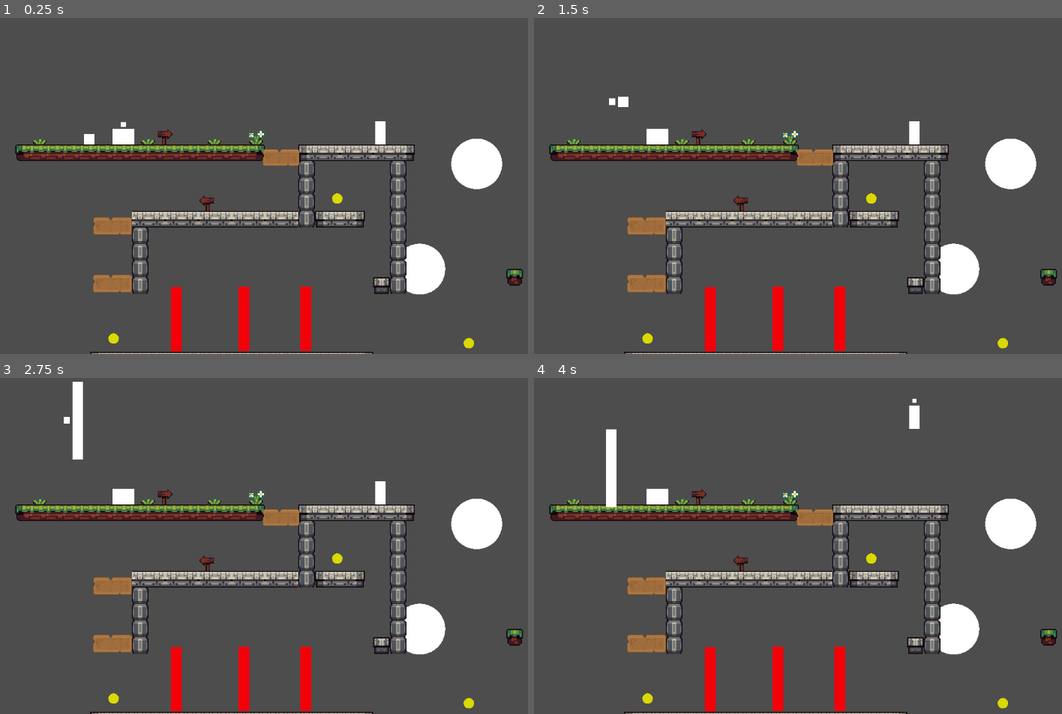
Above: before the commit, frames 1-4 (two rows, left to right).
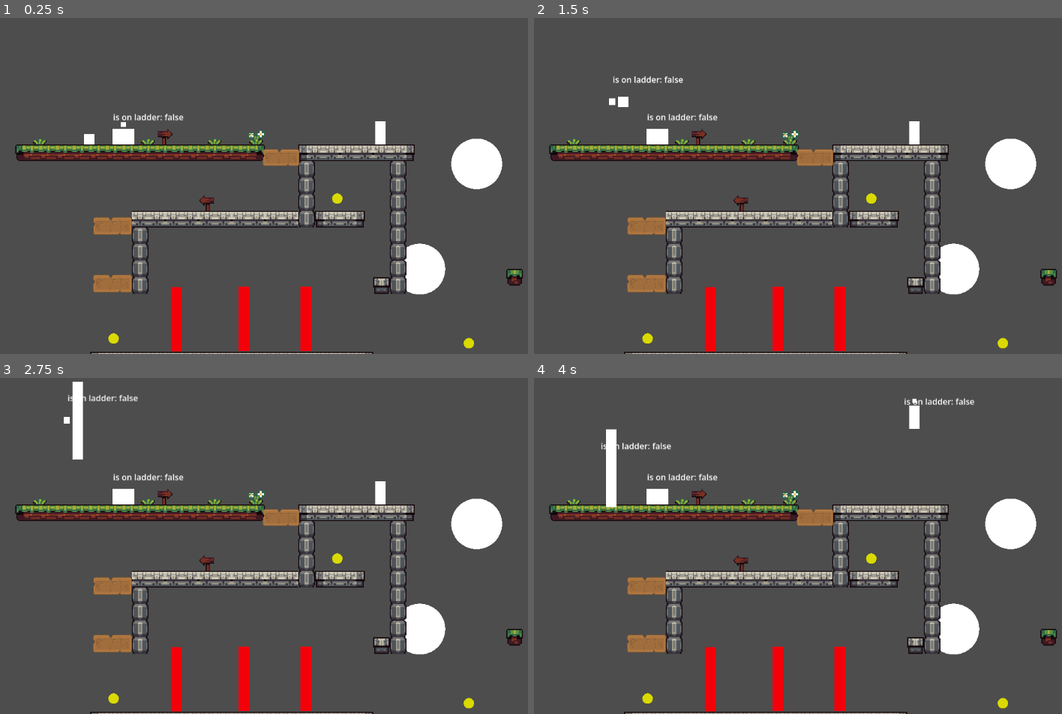
Above: after the commit, the same moments.

Repository: sighyuel/The-Cursed-Little-Pigs
Game: Godot game, scene res://test-stuff/levels/test-level.tscn
Same seed, same stepped clock (60 frames per second), same inputs: the game is played once before the commit and once after it.
Inputs:
- Up to frame 1 (0.25 s): no input
- Up to frame 2 (1.5 s): tap Enter at 0.5 s; hold C (Right Bumper) from 0.53 s (still down); tap Space (A) at 0.6 s; tap Up (ui_up) at 0.77, 1.07 s; tap Z (B) at 0.8, 1.35 s
- Up to frame 3 (2.75 s): tap Up (ui_up) at 1.52, 1.82, 2.3 s; tap X (Y) at 1.55 s; tap Space (A) at 2 s; release C (Right Bumper) at 2.03 s; hold Left (ui_left) from 2.03 s (still down); hold X (Y) from 2.03 s (still down)
- Up to frame 4 (4 s): release Left (ui_left) at 2.78 s; release X (Y) at 2.78 s; hold C (Right Bumper) from 2.78 s (still down); tap Up (ui_up) at 2.85, 3.02, 3.32, 3.77 s; tap Space (A) at 3.05, 3.6 s; tap Z (B) at 3.8 s

The runs differ from the first frame. In frame 1, 0.1% of the frame differs, in the area x 21-35%, y 28-31%; in frame 2, 0.3%; in frame 3, 0.3%; in frame 4, 0.4%, in the area x 12-84%, y 6-31%.

Commit message:
Ladders Complete
-Created a Ladder, usable as a scene collection. No need to busy up the scene tree in the level scene.

-All individual character scripts all have the code to access the ladder, by accessing the character superclass

-Can go up and down on the ladder but easily get off by holding left or right or letting go.

-First time using lerp, to "attach" it to the ladders center, will look better once we have sprites for ladders.

Diff:
--- a/test-project/project.godot
+++ b/test-project/project.godot
@@ -18,6 +18,11 @@
 run/main_scene="uid://h0av8kw4uam5"
 config/features=PackedStringArray("4.6", "Forward Plus")
 config/icon="res://picture of john godot/icon.svg"
+
+[autoload]
+
+Global_Variables="*uid://c76uokgfhvm1j"
+GlobalSignals="*uid://dgk20kfm7c7ox"
 
 [file_customization]
 
--- a/test-project/scenes/Character Scenes/dale.tscn
+++ b/test-project/scenes/Character Scenes/dale.tscn
@@ -4,6 +4,7 @@
 [ext_resource type="PackedScene" uid="uid://donq6fcp8ji22" path="res://scenes/Component Scenes/health_component.tscn" id="2_qt8g0"]
 [ext_resource type="PackedScene" uid="uid://db2nswri8t7lw" path="res://scenes/Component Scenes/hitbox_component.tscn" id="3_5r3sg"]
 [ext_resource type="PackedScene" uid="uid://ddavqlnlsktct" path="res://scenes/Component Scenes/ladder_detect_ray.tscn" id="4_kneoj"]
+[ext_resource type="PackedScene" uid="uid://cdkve2vn8anc2" path="res://test-stuff/scenes/ladder_detect.tscn" id="5_q8mqc"]
 
 [sub_resource type="RectangleShape2D" id="RectangleShape2D_oudw0"]
 size = Vector2(34, 30)
@@ -21,8 +22,10 @@
 piggy = "Dale"
 collision = NodePath("charCol")
 charMesh = NodePath("mesh")
+MAX_VELOCITY = 100.0
 JUMP_VELOCITY = 500.0
 acceleration = 2.0
+ladder_speed = -150.515
 metadata/_custom_type_script = "uid://ui4vyukh73sy"
 
 [node name="charCol" type="CollisionShape2D" parent="." unique_id=770709682]
@@ -56,3 +59,6 @@
 [node name="ladder_detect_ray" parent="." unique_id=1353371322 instance=ExtResource("4_kneoj")]
 unique_name_in_owner = true
 position = Vector2(0, -19.95)
+
+[node name="LadderDetect" parent="." unique_id=677375652 instance=ExtResource("5_q8mqc")]
+unique_name_in_owner = true
--- a/test-project/scenes/Character Scenes/may.tscn
+++ b/test-project/scenes/Character Scenes/may.tscn
@@ -4,6 +4,7 @@
 [ext_resource type="PackedScene" uid="uid://donq6fcp8ji22" path="res://scenes/Component Scenes/health_component.tscn" id="2_bhony"]
 [ext_resource type="PackedScene" uid="uid://db2nswri8t7lw" path="res://scenes/Component Scenes/hitbox_component.tscn" id="3_6me4a"]
 [ext_resource type="PackedScene" uid="uid://ddavqlnlsktct" path="res://scenes/Component Scenes/ladder_detect_ray.tscn" id="3_713vo"]
+[ext_resource type="PackedScene" uid="uid://cdkve2vn8anc2" path="res://test-stuff/scenes/ladder_detect.tscn" id="4_ll5m6"]
 
 [sub_resource type="RectangleShape2D" id="RectangleShape2D_qbito"]
 size = Vector2(20, 45)
@@ -21,6 +22,7 @@
 piggy = "May"
 collision = NodePath("charCol")
 charMesh = NodePath("mesh")
+JUMP_VELOCITY = 200.0
 acceleration = 5.0
 metadata/_custom_type_script = "uid://ui4vyukh73sy"
 
@@ -47,6 +49,8 @@
 position = Vector2(0, -34.34)
 scale = Vector2(3.74, 1.54)
 
+[node name="LadderDetect" parent="." unique_id=677375652 instance=ExtResource("4_ll5m6")]
+
 [node name="HitboxComponent" parent="." unique_id=267469894 node_paths=PackedStringArray("health_component") instance=ExtResource("3_6me4a")]
 unique_name_in_owner = true
 collision_layer = 0
--- a/test-project/scenes/Character Scenes/perry.tscn
+++ b/test-project/scenes/Character Scenes/perry.tscn
@@ -4,6 +4,7 @@
 [ext_resource type="PackedScene" uid="uid://donq6fcp8ji22" path="res://scenes/Component Scenes/health_component.tscn" id="2_wjqgi"]
 [ext_resource type="PackedScene" uid="uid://db2nswri8t7lw" path="res://scenes/Component Scenes/hitbox_component.tscn" id="3_bcp48"]
 [ext_resource type="PackedScene" uid="uid://ddavqlnlsktct" path="res://scenes/Component Scenes/ladder_detect_ray.tscn" id="3_p7v80"]
+[ext_resource type="PackedScene" uid="uid://cdkve2vn8anc2" path="res://test-stuff/scenes/ladder_detect.tscn" id="4_fd7e2"]
 
 [sub_resource type="RectangleShape2D" id="RectangleShape2D_njcns"]
 
@@ -24,6 +25,7 @@
 MAX_VELOCITY = 5.0
 JUMP_VELOCITY = 500.0
 acceleration = 5.0
+ladder_speed = -100.0
 metadata/_custom_type_script = "uid://ui4vyukh73sy"
 
 [node name="charCol" type="CollisionShape2D" parent="." unique_id=650430691]
@@ -55,6 +57,8 @@
 scale = Vector2(3.22, 2)
 target_position = Vector2(0, 9.09091)
 
+[node name="LadderDetect" parent="." unique_id=677375652 instance=ExtResource("4_fd7e2")]
+
 [node name="HitboxComponent" parent="." unique_id=267469894 node_paths=PackedStringArray("health_component") instance=ExtResource("3_bcp48")]
 unique_name_in_owner = true
 collision_layer = 0
--- a/test-project/scenes/Level Object Scenes/ladder.tscn
+++ b/test-project/scenes/Level Object Scenes/ladder.tscn
@@ -1,9 +1,9 @@
-[gd_scene format=3 uid="uid://dv5o6w3dq7fij"]
+[gd_scene format=3 uid="uid://dh8oglowmwkph"]
 
 [ext_resource type="Script" uid="uid://bkj2v2g2inwd0" path="res://scripts/Level Objects/ladder.gd" id="1_rerow"]
 
 [sub_resource type="RectangleShape2D" id="RectangleShape2D_rerow"]
-size = Vector2(36, 92)
+size = Vector2(16, 16)
 
 [node name="Ladder" type="Area2D" unique_id=185563685]
 collision_layer = 16
@@ -11,8 +11,4 @@
 script = ExtResource("1_rerow")
 
 [node name="CollisionShape2D" type="CollisionShape2D" parent="." unique_id=1838347053]
-position = Vector2(0, -46)
 shape = SubResource("RectangleShape2D_rerow")
-
-[connection signal="body_entered" from="." to="." method="_on_body_entered"]
-[connection signal="body_exited" from="." to="." method="_on_body_exited"]
--- /dev/null
+++ b/test-project/scenes/Level Object Scenes/ladder_top.tscn
@@ -0,0 +1,28 @@
+[gd_scene format=3 uid="uid://ccoiqbcaq4vvp"]
+
+[ext_resource type="Script" uid="uid://b8x2ykrawt03s" path="res://scripts/Level Objects/ladder_platform.gd" id="1_nmyt5"]
+
+[sub_resource type="RectangleShape2D" id="RectangleShape2D_xethm"]
+
+[sub_resource type="RectangleShape2D" id="RectangleShape2D_nmyt5"]
+size = Vector2(20, 3)
+
+[node name="LadderTop" type="Node2D" unique_id=371491995]
+
+[node name="Area2D" type="Area2D" parent="." unique_id=2002867195]
+collision_layer = 16
+collision_mask = 0
+
+[node name="CollisionShape2D" type="CollisionShape2D" parent="Area2D" unique_id=1148279151]
+shape = SubResource("RectangleShape2D_xethm")
+
+[node name="StaticBody2D" type="StaticBody2D" parent="." unique_id=1393398791]
+collision_layer = 8
+collision_mask = 0
+script = ExtResource("1_nmyt5")
+
+[node name="CollisionShape2D" type="CollisionShape2D" parent="StaticBody2D" unique_id=1954023953]
+position = Vector2(0, -8.5)
+shape = SubResource("RectangleShape2D_nmyt5")
+one_way_collision = true
+debug_color = Color(0.9793276, 0, 0.39280567, 0.41960785)
--- a/test-project/scripts/Characters/dale.gd
+++ b/test-project/scripts/Characters/dale.gd
@@ -3,9 +3,21 @@
 func _physics_process(delta: float) -> void:
 	move_and_slide()
 	rect.visible = false
+
 	if not is_on_floor():
 		velocity.y += gravity * delta
 	if active == 1:
+		if _on_ladder:
+			ladder_movement(delta)
+		else:
+			_movement(delta)
+		if _is_on_ladder() and (Input.is_action_pressed("ui_up") or Input.is_action_pressed("ui_down")):
+			_on_ladder = true
+		else:
+			_on_ladder = false
+		if is_on_floor() and Input.is_action_just_pressed("ui_down"):
+			GlobalSignals.oneway_disabled.emit()
+		$LadderDetect.text = "is on ladder: " + str(_on_ladder)
+
+		_dale_slam()
 		rect.visible = true
-		_movement()
-		_dale_slam()
--- a/test-project/scripts/Characters/may.gd
+++ b/test-project/scripts/Characters/may.gd
@@ -7,7 +7,18 @@
 		velocity.y += gravity * delta
 	if is_on_floor():
 		gravity = 980
+
 	if active == 3:
+		_may_glide()
+		if _on_ladder:
+			ladder_movement(delta)
+		else:
+			_movement(delta)
+		if _is_on_ladder() and (Input.is_action_pressed("ui_up") or Input.is_action_pressed("ui_down")):
+			_on_ladder = true
+		else:
+			_on_ladder = false
+		if is_on_floor() and Input.is_action_just_pressed("ui_down"):
+			GlobalSignals.oneway_disabled.emit()
+		$LadderDetect.text = "is on ladder: " + str(_on_ladder)
 		rect.visible = true
-		_movement()
-		_may_glide()
--- a/test-project/scripts/Characters/perry.gd
+++ b/test-project/scripts/Characters/perry.gd
@@ -9,7 +9,18 @@
 	if acceleration <= .5:
 		acceleration = .5
 	if active == 2:
+		if _on_ladder:
+			ladder_movement(delta)
+		else:
+			_movement(delta)
+		if _is_on_ladder() and (Input.is_action_pressed("ui_up") or Input.is_action_pressed("ui_down")):
+			_on_ladder = true
+		else:
+			_on_ladder = false
+		if is_on_floor() and Input.is_action_just_pressed("ui_down"):
+			GlobalSignals.oneway_disabled.emit()
+		$LadderDetect.text = "is on ladder: " + str(_on_ladder)
 		rect.visible = true
-		_movement()
+
 		_perry_stretch()
 		_perry_reset()
--- a/test-project/scripts/Classes/character_class.gd
+++ b/test-project/scripts/Classes/character_class.gd
@@ -11,7 +11,6 @@
 @export var sprite : Sprite2D
 @export var MAX_VELOCITY = 30.0
 @export var JUMP_VELOCITY = 300.0
-@export var climb_speed = 20
 @export var acceleration = 30.0
 @onready var active = 1
 #calling the nodes here so they arent called constantly
@@ -21,7 +20,7 @@
 var speed = 0.0
 var max_height = 7
 var max_sprite_height = 150
-var glide = .0001
+var glide = .0005
 var gravity: int = ProjectSettings.get_setting("physics/2d/default_gravity")
 var move_dir = 0.0
 var tree_mode_activated = false
@@ -30,17 +29,41 @@
 var on_ladder: bool = false
 var coin_counter = 0
 var tree_reset_height = 60
-
+@onready var ladder_detection_ray: RayCast2D = $ladder_detect_ray
+var _on_ladder : bool = false
+var _ladder_x_pos : float
+var _ladder_snap_weight : float = 10.0
+@export var ladder_speed : float = -20.0
 
 func _ready():
 	add_to_group("character")
 
-func _process(_delta: float):
+func _process(_delta):
 	if Input.is_action_just_pressed("Right Bumper"):
 		if active != 3:
 			active += 1
 		else:
 			active = 1
+
+
+func _is_on_ladder() -> bool:
+	if not ladder_detection_ray.is_colliding():
+		return false
+
+	_ladder_x_pos = ladder_detection_ray.get_collider().global_position.x
+	return true
+
+func ladder_movement(delta : float) -> void:
+	global_position.x = lerp(global_position.x, _ladder_x_pos,_ladder_snap_weight * delta)
+	var direction : float = Input.get_axis("ui_down","ui_up")
+	velocity.x = 0.0
+
+	if direction:
+		velocity.y = ladder_speed * direction
+	else:
+		velocity.y = 0.0
+
+
 
 
 func set_count(new_coin_count: int) -> void:
@@ -53,15 +76,14 @@
 
 
 #basic movement for all piggies
-func _movement():
+func _movement(_delta: float):
 	move_dir = Input.get_axis("ui_left","ui_right")
-
 	speed = move_dir * acceleration
 	global_position.x += speed
 	#aka jump
-	if Input.is_action_just_pressed("A") and is_on_floor():
-		velocity.y = -JUMP_VELOCITY
-
+	if is_on_floor():
+		if Input.is_action_just_pressed("A"):
+			velocity.y = -JUMP_VELOCITY
 
 #perry's ability
 func _perry_stretch():
--- a/test-project/scripts/Global Scripts/global-signals.gd
+++ b/test-project/scripts/Global Scripts/global-signals.gd
@@ -0,0 +1,3 @@
+extends Node
+
+signal oneway_disabled
--- a/test-project/scripts/Level Objects/ladder.gd
+++ b/test-project/scripts/Level Objects/ladder.gd
@@ -9,11 +9,4 @@
 
 # Called every frame. 'delta' is the elapsed time since the previous frame.
 
-func _on_body_entered(_body: Node2D) -> void:
-	on_ladder = true
-
-
-
-func _on_body_exited(_body: Node2D) -> void:
-	on_ladder = false
-	print("i've left the ladder") # Replace with function body.
+ # Replace with function body.
--- /dev/null
+++ b/test-project/scripts/Level Objects/ladder_platform.gd
@@ -0,0 +1,11 @@
+extends StaticBody2D
+
+@onready var collision_shape_2d: CollisionShape2D = $CollisionShape2D
+
+func _ready() -> void:
+	GlobalSignals.connect("oneway_disabled",_on_oneway_disabled)
+
+func _on_oneway_disabled() -> void:
+	collision_shape_2d.disabled = true
+	await get_tree().create_timer(0.2).timeout
+	collision_shape_2d.disabled = false
--- a/test-project/test-stuff/levels/test-level.tscn
+++ b/test-project/test-stuff/levels/test-level.tscn
@@ -2,14 +2,15 @@
 
 [ext_resource type="Texture2D" uid="uid://c5rkwk0npviiu" path="res://assets/Tile Sets/goodly-2x.png" id="1_iul4n"]
 [ext_resource type="PackedScene" uid="uid://dhmgc5r1ncy50" path="res://scenes/Level Object Scenes/spikes.tscn" id="2_iul4n"]
+[ext_resource type="PackedScene" uid="uid://ccoiqbcaq4vvp" path="res://scenes/Level Object Scenes/ladder_top.tscn" id="3_4oln7"]
 [ext_resource type="PackedScene" uid="uid://byk6fpot64dxq" path="res://scenes/Level Object Scenes/breakable_platform.tscn" id="3_j7nd3"]
 [ext_resource type="PackedScene" uid="uid://dhco13nrbojub" path="res://scenes/Character Scenes/perry.tscn" id="4_4q5fk"]
 [ext_resource type="PackedScene" uid="uid://bc6p2763amolp" path="res://scenes/Character Scenes/dale.tscn" id="5_7x2h6"]
 [ext_resource type="PackedScene" uid="uid://c8c0bdpifhdkg" path="res://scenes/Character Scenes/may.tscn" id="6_4oln7"]
-[ext_resource type="PackedScene" path="res://scenes/Level Object Scenes/Collectible-Key.tscn" id="7_mhhr2"]
+[ext_resource type="PackedScene" uid="uid://caygxpvg85prd" path="res://scenes/Level Object Scenes/Collectible-Key.tscn" id="7_mhhr2"]
 [ext_resource type="PackedScene" uid="uid://lot82cr82vef" path="res://test-stuff/scenes/pogo.tscn" id="8_j7nd3"]
-[ext_resource type="PackedScene" uid="uid://bcb2xewaflgml" path="res://scenes/Level Object Scenes/circle saw.tscn" id="9_4q5fk"]
-[ext_resource type="PackedScene" uid="uid://dv5o6w3dq7fij" path="res://scenes/Level Object Scenes/ladder.tscn" id="10_7x2h6"]
+[ext_resource type="PackedScene" path="res://scenes/Level Object Scenes/circle saw.tscn" id="9_4q5fk"]
+[ext_resource type="PackedScene" uid="uid://dh8oglowmwkph" path="res://scenes/Level Object Scenes/ladder.tscn" id="10_7x2h6"]
 
 [sub_resource type="TileSetAtlasSource" id="TileSetAtlasSource_5klk1"]
 texture = ExtResource("1_iul4n")
@@ -1961,6 +1962,10 @@
 30:31/0 = 0
 31:31/0 = 0
 
+[sub_resource type="TileSetScenesCollectionSource" id="TileSetScenesCollectionSource_7x2h6"]
+scenes/1/scene = ExtResource("10_7x2h6")
+scenes/2/scene = ExtResource("3_4oln7")
+
 [sub_resource type="TileSet" id="TileSet_lvb6n"]
 physics_layer_0/collision_layer = 8
 physics_layer_0/collision_mask = 2
@@ -1968,6 +1973,7 @@
 terrain_set_0/terrain_0/name = "Ground"
 terrain_set_0/terrain_0/color = Color(0.99999994, 0.1269207, 0.06267922, 1)
 sources/0 = SubResource("TileSetAtlasSource_5klk1")
+sources/1 = SubResource("TileSetScenesCollectionSource_7x2h6")
 
 [node name="Game" type="Node2D" unique_id=1841273835]
 
@@ -1975,7 +1981,7 @@
 
 [node name="Foreground" type="TileMapLayer" parent="TileMapLayers" unique_id=1674386277]
 texture_filter = 1
-tile_map_data = PackedByteArray("AADl//L/AAAJAAMAAADm//L/AAA …(4703 unchanged characters)… ACAAEAAAAcAAAAAAADAAAAAAAcAAEAAAADAAEAAAA=")
+tile_map_data = PackedByteArray("AADl//L/AAAJAAMAAADm//L/AAA …(4703 unchanged characters)… ACAAEAAAAcAAAAAAADAAAAAAAcAAEAAAADAAEAAAD1/+//AQAAAAAAAQD1/+7/AQAAAAAAAQD1/+3/AQAAAAAAAQD1/+z/AQAAAAAAAQD1/+v/AQAAAAAAAQD1/+r/AQAAAAAAAgD1//D/AQAAAAAAAQA=")
 tile_set = SubResource("TileSet_lvb6n")
 
 [node name="Spikes" parent="TileMapLayers" unique_id=639613534 instance=ExtResource("2_iul4n")]
@@ -2030,6 +2036,7 @@
 unique_name_in_owner = true
 position = Vector2(-304, -255)
 health = 0
+MAX_VELOCITY = 30.0
 
 [node name="Camera2D" type="Camera2D" parent="." unique_id=777209548]
 offset = Vector2(0, -160.32)
@@ -2057,6 +2064,3 @@
 [node name="CircleSaw2" parent="Kill Zones" unique_id=9222628 instance=ExtResource("9_4q5fk")]
 position = Vector2(375, -203)
 scale = Vector2(4.88, 4.88)
-
-[node name="Ladder" parent="." unique_id=185563685 instance=ExtResource("10_7x2h6")]
-position = Vector2(-97, -246)
--- /dev/null
+++ b/test-project/test-stuff/scenes/ladder_detect.tscn
@@ -0,0 +1,7 @@
+[gd_scene format=3 uid="uid://cdkve2vn8anc2"]
+
+[node name="LadderDetect" type="Label" unique_id=677375652]
+offset_left = -20.0
+offset_top = -55.0
+offset_right = 20.0
+offset_bottom = -32.0
Not shown, added: test-project/scripts/Level Objects/ladder_platform.gd.uid
